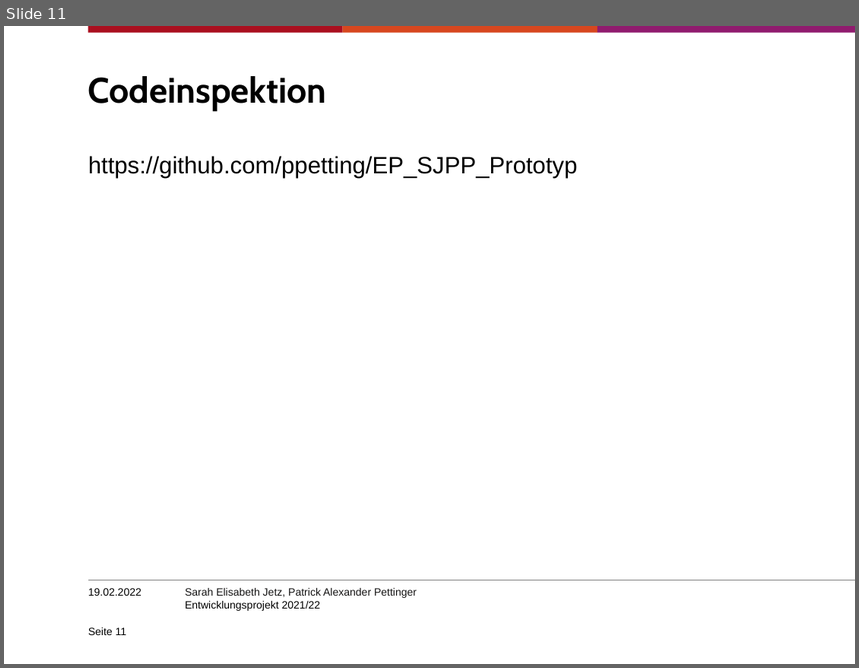
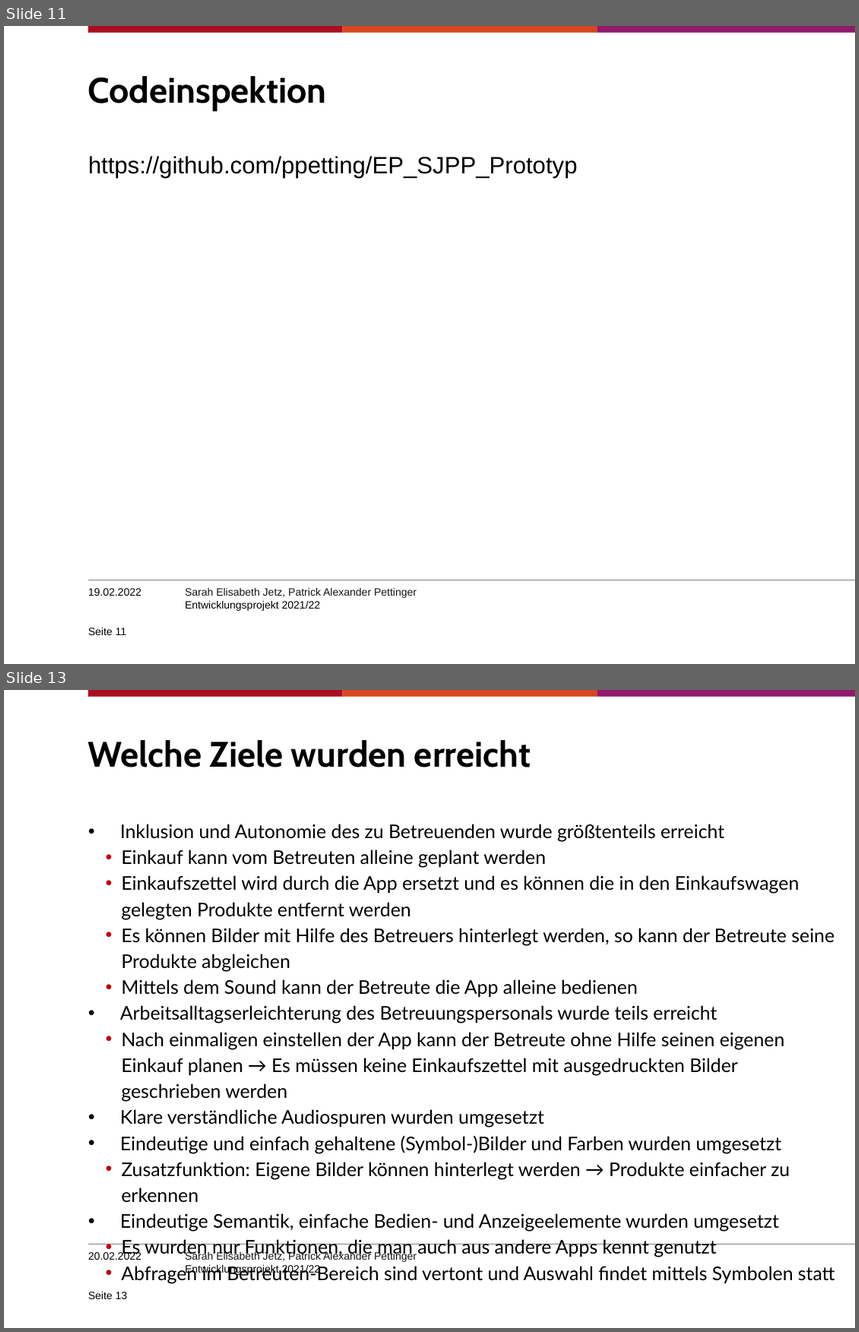
Before and after one commit to SJetz/EPWS2122JetzPettinger, a slide deck: Artefakte/Audit 4/Entwicklungsprojekt202122_PettingerJetz.pptx. Shown one above the other, each under a label of ours: slide 11 before the commit, slides 11 and 13 after it; the slides between them are not shown. The pictures are 859x668 and 859x1332 pixels, drawn with LibreOffice and Linux fonts; fonts in the diff are those of the drawing; background and template pictures are left out. Boxes give left, top, right and bottom in pixels: in the first picture for what was removed or moved away, otherwise in the second. Text is boxed around its words. In the diff, an @@ line names an element or a change of style, - is before the commit and + after.

```diff
--- a/Artefakte/Audit 4/Entwicklungsprojekt202122_PettingerJetz.pptx
+++ b/Artefakte/Audit 4/Entwicklungsprojekt202122_PettingerJetz.pptx
@@ slide 13 added at (x1=4, y1=690, x2=855, y2=1328), background #FFFFFF; not listed: 5 template elements that a slide beside it also shows @@
@@ title added at (x1=88, y1=740, x2=531, y2=768), 30 pt, text #000000, bold @@
+Welche Ziele wurden erreicht
@@ text added at (x1=120, y1=824, x2=835, y2=1284), 16 pt, text #000000 @@
+• Inklusion und Autonomie des zu Betreuenden wurde größtenteils erreicht
+  • Einkauf kann vom Betreuten alleine geplant werden
+  • Einkaufszettel wird durch die App ersetzt und es können die in den Einkaufswagen gelegten Produkte entfernt werden
+  • Es können Bilder mit Hilfe des Betreuers hinterlegt werden, so kann der Betreute seine Produkte abgleichen
+  • Mittels dem Sound kann der Betreute die App alleine bedienen
+• Arbeitsalltagserleichterung des Betreuungspersonals wurde teils erreicht
+  • Nach einmaligen einstellen der App kann der Betreute ohne Hilfe seinen eigenen Einkauf planen → Es müssen keine Einkaufszettel mit ausgedruckten Bilder geschrieben werden
+• Klare verständliche Audiospuren wurden umgesetzt
+• Eindeutige und einfach gehaltene (Symbol-)Bilder und Farben wurden umgesetzt
+  • Zusatzfunktion: Eigene Bilder können hinterlegt werden → Produkte einfacher zu erkennen
+• Eindeutige Semantik, einfache Bedien- und Anzeigeelemente wurden umgesetzt
+  • Es wurden nur Funktionen, die man auch aus andere Apps kennt genutzt
+  • Abfragen im Betreuten-Bereich sind vertont und Auswahl findet mittels Symbolen statt
@@ text added at (x1=88, y1=1252, x2=142, y2=1260), 9 pt, text #000000 @@
+20.02.2022
@@ page number added at (x1=88, y1=1292, x2=128, y2=1300), 9 pt, text #000000 @@
+Seite 13
```
Also in this commit, not shown: 1 slide changed, 1 other slide added, 1 other file.
